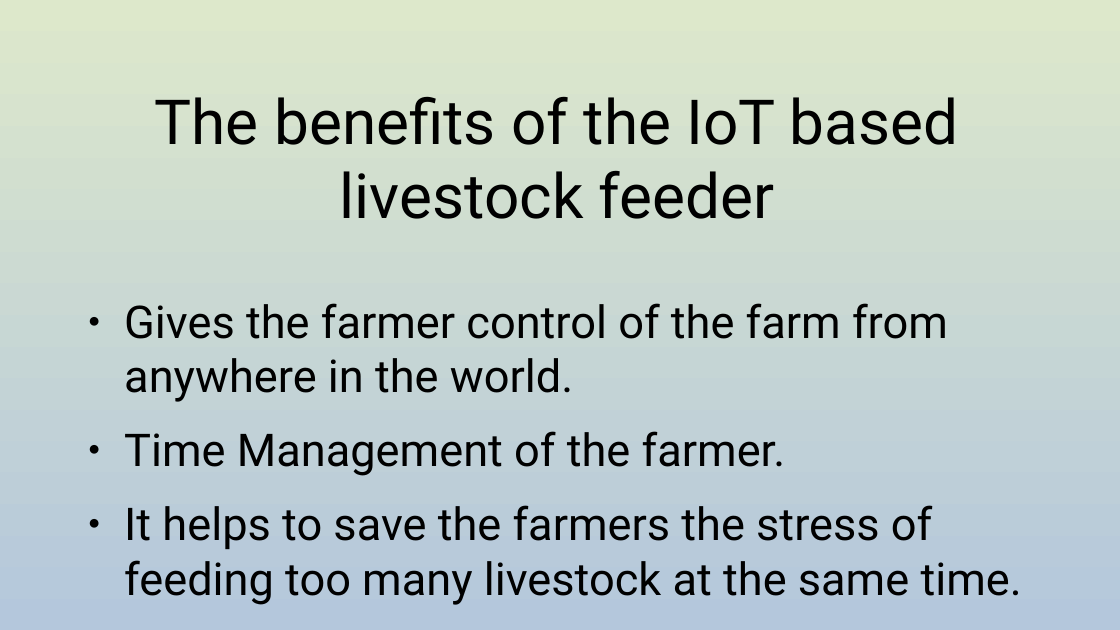
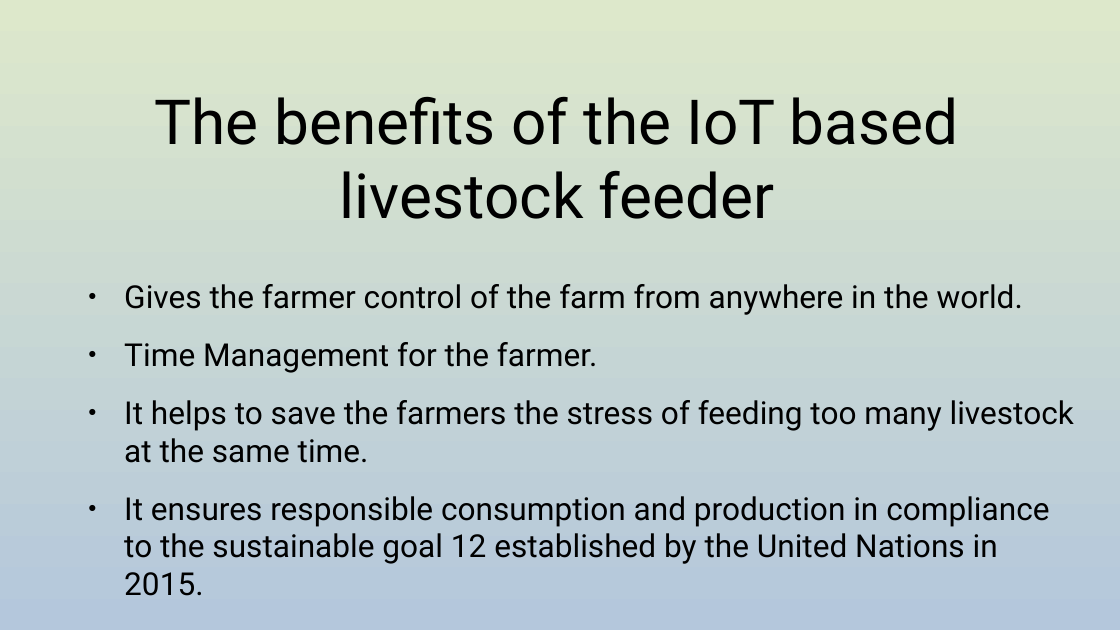
Before and after one commit to Tekipeps/IoT-livestock-feeder, a slide deck: slide 8 of files/presentation.odp (slide 7 before the commit). Drawn at 1120x630 pixels with LibreOffice and Linux fonts; fonts in the diff are those of the drawing. Boxes give left, top, right and bottom in pixels: in the first picture for what was removed or moved away, otherwise in the second. Text is boxed around its words. In the diff, an @@ line names an element or a change of style, - is before the commit and + after.

```diff
--- a/files/presentation.odp
+++ b/files/presentation.odp
@@ text at bbox=[124, 284, 1074, 463]: size 32 to 22.4 pt in "Gives the farmer control of the farm ...", "It helps to save the farmers the ..." @@
@@ text at bbox=[124, 342, 597, 373]: text changed; size 32 to 22.4 pt @@
-● Time Management of the farmer.
+● Time Management for the farmer.
@@ text at bbox=[124, 496, 1049, 596]: paragraph added @@
+● It ensures responsible consumption and production in compliance to the sustainable goal 12 established by the United Nations in 2015.
```
Also in this commit, not shown: 2 other slides changed, 1 slide added, 1 other file.
